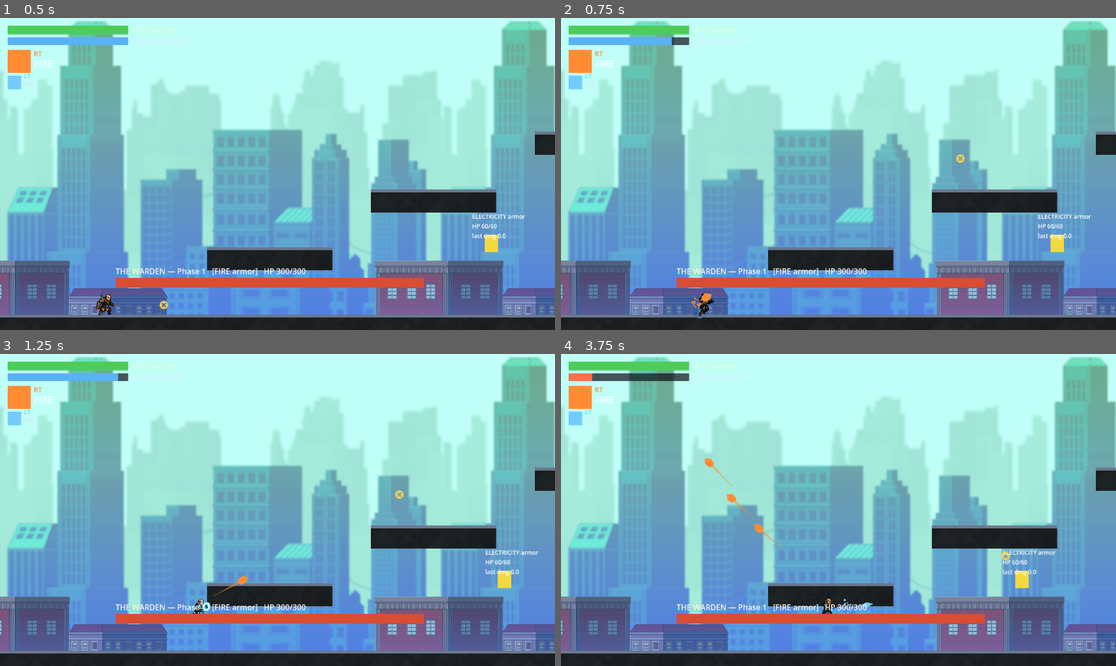
Above: before the commit, frames 1-4 (two rows, left to right).
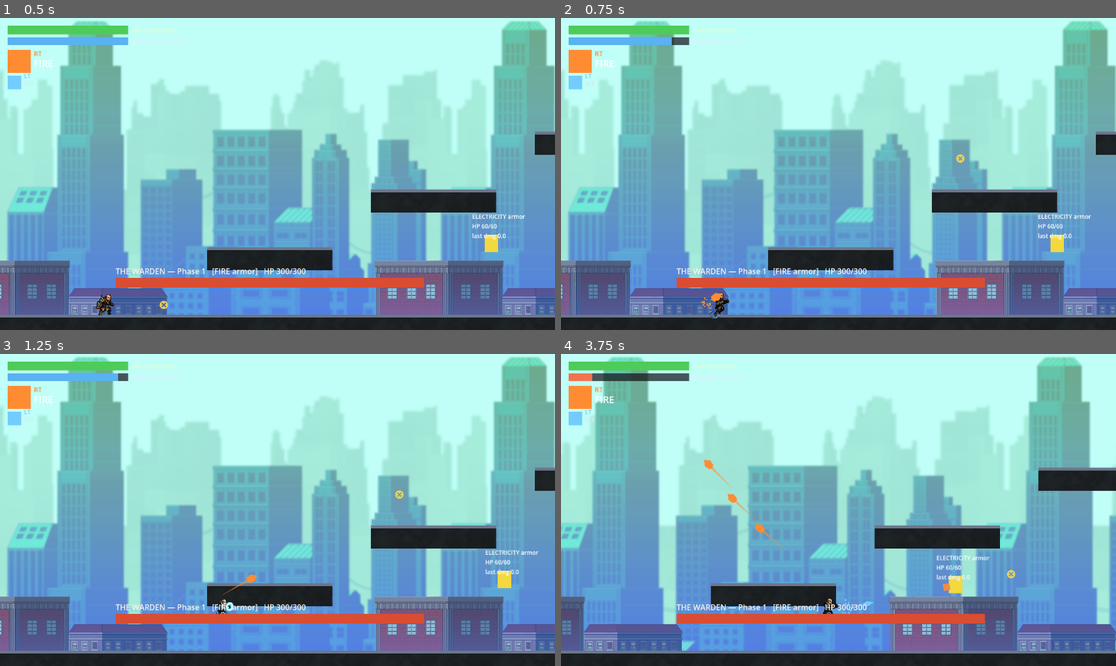
Above: after the commit, the same moments.

Repository: lordiwa/mageRage
Game: Godot game, scene res://levels/sector_02.tscn
Same seed, same stepped clock (60 frames per second), same inputs: the game is played once before the commit and once after it.
Inputs (mouse positions are in pixels of both pictures, inside the frame that each line leads up to):
- Up to frame 1 (0.5 s): no input
- Up to frame 2 (0.75 s): tap Enter at 0.5 s; move the mouse to (960, 158) at 0.52 s; hold D (move_right) from 0.53 s (still down); hold Ctrl (glide) from 0.53 s (still down); tap Shift (dash) at 0.6 s; click (960, 158) at 0.67 s
- Up to frame 3 (1.25 s): keep holding D (move_right); keep holding Ctrl (glide); tap Space (jump) at 0.77, 1.07 s
- Up to frame 4 (3.75 s): release D (move_right) at 1.25 s; release Ctrl (glide) at 1.25 s; drag from (727, 525) to (805, 578) at 1.27 s; move the mouse to (894, 441) at 2.02 s; hold D (move_right) 2.03-2.75 s; tap Space (jump) at 2.1 s; tap Shift (dash) at 2.3 s; drag from (810, 572) to (672, 463) at 2.77 s; move the mouse to (1005, 556) at 3.52 s; hold A (move_left) from 3.53 s (still down); tap Q (cast_secondary) at 3.6 s

Frame 1 is identical in both runs. In frame 2, 0.3% of the frame differs, in the area x 23-31%, y 87-97%; in frame 3, 0.3%; in frame 4, 37%, in the area x 0-100%, y 0-96%.

Commit message:
feat(TASK-055): unified repeatable dash via DashComponent + air states
Introduces DashComponent (scripts/fsm/dash_component.gd), the single source of
truth for all dash constants and burst+cooldown logic, satisfying TASK-054 MEDIUM
(per-state duplication/drift) and TASK-055 (air states + repeatability):

  DASH_SPEED = 700 px/s  (was 460)
  DASH_TIME  = 0.16 s    (was 0.12 s, reach ≈ 112 px)
  DASH_COOLDOWN = 0.30 s (was 0.35 s)

  Architecture:
  - DashComponent is a Node child of Player (scenes/player.tscn) named "DashComponent".
  - All four states resolve it via player.get_node_or_null("DashComponent"); null-safe
    (a missing DashComponent silently disables the dash, no crash).
  - try_ground_dash(player): fire-gated, cooldown-gated, NOT suppressed by anti-magic.
  - try_air_dash(player): fire-gated, cooldown-gated, SUPPRESSED while
    player.is_flight_suppressed() per DD-011 (belt-and-suspenders on top of
    FlightState's own sustain gate).
  - apply_burst(player): velocity.x = facing*DASH_SPEED; velocity.y = 0 (no altitude).
  - Cooldown is SHARED across states (component lives on Player, not in each state).

  State changes:
  - MoveState: remove DASH_SPEED/DASH_TIME/DASH_COOLDOWN/_dash_timer/_dash_cooldown;
    delegate to DashComponent.try_ground_dash + is_dashing. Jump-cancel intact.
  - JumpState: remove _dash_used/_dash_timer; delegate to DashComponent.try_air_dash.
    Keep DASH_SPEED const as a backwards-compat mirror (JumpState.DASH_SPEED=700).
    Double-jump->Flight, glide entry, coyote all preserved unchanged.
  - GlideState: NEW - air dash via DashComponent.try_air_dash. All existing exits
    (land/release-glide/double-jump->flight) preserved; dash branch returns early.
  - FlightState: NEW - air dash via DashComponent.try_air_dash. Suppression sustain
    gate (drop to MoveState) runs BEFORE dash check, so suppression cannot be
    bypassed even if try_air_dash's guard fires first.

  Safety (DD-011 bypass audit — 112 px reach vs. all gates):
  - FIRE gate (sector_02): full-height StaticBody2D barrier; dash hits the wall. No bypass.
  - Anti-magic zone (~88 px top gap): air dash suppressed by code; ground dash hits the
    lower barrier. No bypass.
  - Boss room top gap (~98 px vertical): dash is horizontal-only (velocity.y=0); cannot
    clear a vertical gap. No bypass.
  - Corridor exit: no vertical movement induced. No bypass.

Co-Authored-By: Claude Sonnet 4.6 <noreply@anthropic.com>

Diff:
--- a/scenes/player.tscn
+++ b/scenes/player.tscn
@@ -18,6 +18,7 @@
 [ext_resource type="PackedScene" uid="uid://b8mageragesp01" path="res://scenes/impact_spark.tscn" id="16_flash"]
 [ext_resource type="SpriteFrames" path="res://resources/hero/hero_frames.tres" id="17_heroframes"]
 [ext_resource type="Script" path="res://scripts/player/animation_controller.gd" id="18_animctrl"]
+[ext_resource type="Script" path="res://scripts/fsm/dash_component.gd" id="19_dash"]
 
 [sub_resource type="RectangleShape2D" id="RectangleShape2D_1"]
 size = Vector2(24, 40)
@@ -84,6 +85,9 @@
 mana = NodePath("../Mana")
 muzzle_flash_scene = ExtResource("16_flash")
 
+[node name="DashComponent" type="Node" parent="."]
+script = ExtResource("19_dash")
+
 [node name="Health" type="Node" parent="."]
 script = ExtResource("14_health")
 max_health = 100.0
--- a/scripts/fsm/dash_component.gd
+++ b/scripts/fsm/dash_component.gd
@@ -1,29 +1,93 @@
-## TASK-055 — Unified dash component (stub — implementation follows).
-## This file is a MINIMAL STUB so the test file parses and all tests FAIL for the
-## right reason (missing behavior, not parse errors).
+## TASK-055 — Unified Dash Component (single source of truth).
+##
+## Owns all dash constants, the burst+cooldown timers, and the suppression check for
+## the air dash. All four movement states (MoveState/JumpState/GlideState/FlightState)
+## delegate to this node so:
+##   - constants are defined in ONE place (no per-state duplication / drift risk).
+##   - the cooldown is SHARED across states (a dash in flight keeps the cooldown on
+##     landing — a player cannot reset it by switching states).
+##   - the air-dash suppression check is centralised (mirrors FlightState's own
+##     suppression guard, per DD-011 review HIGH).
+##
+## This node is a direct child of the Player named "DashComponent". States resolve
+## it once per frame: `player.get_node_or_null("DashComponent") as DashComponent`.
+##
+## Tuning (PROVISIONAL, DD-001 / TASK-055): DASH_SPEED 460->700; DASH_TIME 0.12->0.16
+## (~55px -> ~112px); DASH_COOLDOWN 0.35->0.30.
 class_name DashComponent extends Node
 
-## Tuning — STUB values (wrong on purpose so tests fail before impl lands).
-const DASH_SPEED := 0.0
-const DASH_TIME := 0.0
-const DASH_COOLDOWN := 0.0
+## Horizontal burst speed (px/s). Provisional — tunable in playtest (DD-001).
+const DASH_SPEED   := 700.0
+## Duration of the burst window (seconds). velocity.y=0, gravity suppressed.
+const DASH_TIME    := 0.16
+## Minimum interval between consecutive dashes (seconds). Shared across states.
+const DASH_COOLDOWN := 0.30
 
-## Stub: always returns false (no dash fires).
-func try_dash(_player: Node) -> bool:
-	return false
+## > 0 while the burst is active (gravity suppressed, horizontal override on).
+var _dash_timer   := 0.0
+## > 0 while re-dash is blocked. Does NOT reset on state transitions.
+var _dash_cooldown := 0.0
 
-## Stub: always returns false.
-func try_air_dash(_player: Node) -> bool:
-	return false
 
-## Stub: always returns false.
-func try_ground_dash(_player: Node) -> bool:
-	return false
+## Tick timers each physics frame. Call from the active state's physics_update.
+func update(delta: float) -> void:
+	if _dash_timer > 0.0:
+		_dash_timer -= delta
+	if _dash_cooldown > 0.0:
+		_dash_cooldown -= delta
 
-## Stub: no-op timer tick.
-func update(_delta: float) -> void:
-	pass
 
-## Stub: burst not active.
+## True while the burst window is active (the state should override velocity and skip
+## normal movement code). False once the burst window expires.
 func is_dashing() -> bool:
-	return false
+	return _dash_timer > 0.0
+
+
+## Apply the velocity burst to `player` (x = facing * DASH_SPEED; y = 0).
+## Call this every frame the burst is active to lock the trajectory.
+func apply_burst(player: Node) -> void:
+	player.velocity.x = player.facing * DASH_SPEED
+	player.velocity.y = 0.0
+
+
+## Try to start an AIR dash (off-floor states: JumpState/GlideState/FlightState).
+## Returns true if the dash fired; false if blocked by cooldown, no fire ability,
+## missing input edge, or anti-magic suppression (is_flight_suppressed()).
+##
+## CRITICAL SAFETY (TASK-055 / DD-011): an air dash INSIDE an un-purged anti-magic
+## zone is suppressed — the zone's ~88px barrier would otherwise be crossable via
+## the ~112px horizontal burst without purging. The GROUND dash (try_ground_dash)
+## is unaffected (the wall is only bypassed by flight-capable airborne movement).
+func try_air_dash(player: Node) -> bool:
+	if _dash_cooldown > 0.0:
+		return false
+	if not player.abilities.has("fire"):
+		return false
+	if not InputGate.just_pressed("dash"):
+		return false
+	# Suppress air dash inside an un-purged anti-magic zone (DD-011).
+	if player.is_flight_suppressed():
+		return false
+	# All checks passed: start the burst.
+	_dash_timer   = DASH_TIME
+	_dash_cooldown = DASH_COOLDOWN
+	player.velocity.x = player.facing * DASH_SPEED
+	player.velocity.y = 0.0
+	return true
+
+
+## Try to start a GROUND dash (MoveState).
+## Returns true if the dash fired; false if blocked by cooldown, no fire ability,
+## or missing input edge. NOT suppressed by is_flight_suppressed() (ground-only).
+func try_ground_dash(player: Node) -> bool:
+	if _dash_cooldown > 0.0:
+		return false
+	if not player.abilities.has("fire"):
+		return false
+	if not InputGate.just_pressed("dash"):
+		return false
+	_dash_timer   = DASH_TIME
+	_dash_cooldown = DASH_COOLDOWN
+	player.velocity.x = player.facing * DASH_SPEED
+	player.velocity.y = 0.0
+	return true
--- a/scripts/fsm/states/flight_state.gd
+++ b/scripts/fsm/states/flight_state.gd
@@ -4,6 +4,13 @@
 ## only reachable through the electricity-gated DOUBLE-JUMP transitions in
 ## JumpState / GlideState, so it needs no "am I unlocked?" flag of its own.
 ## DD-008: there is no toggle-out — flight ends only on landing.
+##
+## TASK-055: an air dash (Fire's horizontal burst) is now available in FlightState
+## via the shared DashComponent on the Player. The burst overrides the free-flight
+## velocity for DASH_TIME (velocity.y=0, horizontal only). Air dash is suppressed
+## while is_flight_suppressed() — but note that FlightState itself already drops to
+## MoveState when suppressed, so the dash-suppression guard in try_air_dash is a
+## belt-and-suspenders safety. The two guards are independent; both must hold.
 class_name FlightState extends EstadoBase
 
 const FLY_SPEED := 260.0
@@ -26,6 +33,28 @@
 		transition_to("MoveState")
 		return
 
+	# Resolve the shared DashComponent and tick its timers.
+	var dash := player.get_node_or_null("DashComponent") as DashComponent
+	if dash != null:
+		dash.update(_delta)
+
+	# --- Active air dash burst (during the burst: override velocity, skip flight physics) ---
+	if dash != null and dash.is_dashing():
+		dash.apply_burst(player)
+		player.move_and_slide()
+		if player.is_on_floor():
+			transition_to("MoveState")
+		return
+
+	# --- Trigger a new air dash ---
+	# try_air_dash checks: cooldown + fire gate + input edge + suppression (DD-011).
+	# Suppression is belt-and-suspenders here: the sustain gate above already drops
+	# FlightState -> MoveState when suppressed, so try_air_dash's check is a
+	# safeguard in case suppression is set mid-frame.
+	if dash != null and dash.try_air_dash(player):
+		player.move_and_slide()
+		return
+
 	var input := Vector2(
 		Input.get_axis("move_left", "move_right"),
 		Input.get_axis("move_up", "move_down")
--- a/scripts/fsm/states/glide_state.gd
+++ b/scripts/fsm/states/glide_state.gd
@@ -4,12 +4,36 @@
 ## the glide input is held. Releasing glide drops back to JumpState (normal
 ## fall); DD-008 double-jump (a second jump press, with Electricity) promotes to
 ## FlightState; landing returns to MoveState.
+##
+## TASK-055: an air dash (Fire's explosive horizontal burst) is now available in
+## GlideState via the shared DashComponent on the Player. The burst suppresses the
+## glide descent momentarily (velocity.y=0 for DASH_TIME), then normal glide resumes.
+## Air dash is suppressed while is_flight_suppressed() per DD-011.
 class_name GlideState extends EstadoBase
 
 const SPEED := 240.0
 const MAX_FALL := 60.0      # clamp descent for the floaty glide feel
 
 func physics_update(delta: float) -> void:
+	# Resolve the shared DashComponent and tick its timers.
+	var dash := player.get_node_or_null("DashComponent") as DashComponent
+	if dash != null:
+		dash.update(delta)
+
+	# --- Active air dash burst (during the burst: override velocity, skip glide physics) ---
+	if dash != null and dash.is_dashing():
+		dash.apply_burst(player)
+		player.move_and_slide()
+		if player.is_on_floor():
+			transition_to("MoveState")
+		return
+
+	# --- Trigger a new air dash ---
+	# try_air_dash checks: cooldown + fire gate + input edge + suppression (DD-011).
+	if dash != null and dash.try_air_dash(player):
+		player.move_and_slide()
+		return
+
 	player.velocity += player.get_gravity() * delta
 	player.velocity.y = minf(player.velocity.y, MAX_FALL)
 
--- a/scripts/fsm/states/jump_state.gd
+++ b/scripts/fsm/states/jump_state.gd
@@ -6,24 +6,29 @@
 ##   - Electricity => DD-008 DOUBLE JUMP: a SECOND jump press in the air ->
 ##     FlightState (the game-changer). No dedicated `fly` action.
 ##   - touching floor -> MoveState
-## Also provides a one-shot air dash (Fire's explosive dash) on the "dash" input.
+##
+## TASK-054: one-shot air dash (Fire's explosive dash) on the "dash" input.
+## TASK-055: dash is now cooldown-REPEATABLE (replaces the one-per-airtime _dash_used
+## model) and shared via DashComponent (child of Player). The air dash is suppressed
+## while player.is_flight_suppressed() per DD-011.
 class_name JumpState extends EstadoBase
 
 const SPEED := 220.0
 const JUMP_VELOCITY := -380.0
-const DASH_SPEED := 460.0
-const DASH_TIME := 0.12
 
-var _dash_used := false
-var _dash_timer := 0.0
+## TASK-055: DASH_SPEED is now owned by DashComponent. This const is KEPT for backwards
+## compatibility with existing tests that reference JumpState.DASH_SPEED. It mirrors
+## DashComponent.DASH_SPEED — both must stay in sync.
+const DASH_SPEED := 700.0
 
 func enter() -> void:
-	_dash_timer = 0.0
 	player.velocity.y = JUMP_VELOCITY  # the leap impulse
-	_dash_used = false
 	# DD-008: register this leap so a subsequent air jump press is the genuine
 	# SECOND jump (-> flight). reset_jumps() runs on landing.
 	player.register_jump()
+	# NOTE: we do NOT reset the DashComponent cooldown on enter. The cooldown
+	# persists across state transitions (shared component on the Player) so a
+	# just-used dash cannot be reset by entering JumpState.
 
 func physics_update(delta: float) -> void:
 	var dir := Input.get_axis("move_left", "move_right")
@@ -31,23 +36,23 @@
 	if dir != 0.0 and not player.is_aiming():
 		player.facing = signf(dir)
 
-	# One explosive air dash (Fire). During the dash we override horizontal
-	# velocity and suppress gravity briefly for a snappy, deterministic burst.
-	if _dash_timer > 0.0:
-		_dash_timer -= delta
-		player.velocity.x = player.facing * DASH_SPEED
-		player.velocity.y = 0.0
+	# Resolve the shared DashComponent and tick its timers.
+	var dash := player.get_node_or_null("DashComponent") as DashComponent
+	if dash != null:
+		dash.update(delta)
+
+	# --- Active air dash burst ---
+	# During the burst: override velocity (via apply_burst), suppress gravity.
+	if dash != null and dash.is_dashing():
+		dash.apply_burst(player)
 		player.move_and_slide()
 		if player.is_on_floor():
 			transition_to("MoveState")
 		return
 
-	if player.abilities.has("fire") and not _dash_used \
-			and InputGate.just_pressed("dash"):
-		_dash_used = true
-		_dash_timer = DASH_TIME
-		player.velocity.x = player.facing * DASH_SPEED
-		player.velocity.y = 0.0
+	# --- Trigger a new air dash ---
+	# try_air_dash checks: cooldown + fire gate + input edge + suppression (DD-011).
+	if dash != null and dash.try_air_dash(player):
 		player.move_and_slide()
 		return
 
--- a/scripts/fsm/states/move_state.gd
+++ b/scripts/fsm/states/move_state.gd
@@ -5,41 +5,35 @@
 ## landing fires on touchdown. Jump is gated on the "fire" ability per the
 ## movement = mastery progression, but in the demo all abilities are pre-unlocked.
 ##
-## TASK-054: ground dash — while grounded + Fire unlocked, InputGate.just_pressed("dash")
-## starts a burst at DASH_SPEED in the facing direction for DASH_TIME. Gravity is
-## suppressed during the burst. A cooldown (DASH_COOLDOWN) prevents spamming; it is
-## repeatable after the cooldown elapses.
+## TASK-054: ground dash — while grounded + Fire unlocked + dash just_pressed ->
+## a burst at DashComponent.DASH_SPEED in the facing direction for DashComponent.DASH_TIME.
+## Gravity is suppressed during the burst. A cooldown (DashComponent.DASH_COOLDOWN)
+## prevents spamming; it is repeatable after the cooldown elapses.
 ##
-## NOTE: DASH_SPEED and DASH_TIME mirror JumpState's constants — keep both in sync.
-## If the air-dash tuning changes, update both files.
+## TASK-055: dash logic is now owned by DashComponent (child of Player). This removes
+## the per-state constant duplication and makes the cooldown SHARED across all states.
+## The ground dash is NOT suppressed by is_flight_suppressed() (only air dashes are).
 class_name MoveState extends EstadoBase
 
 const SPEED := 220.0
 const COYOTE_TIME := 0.10
 
-## Ground dash — mirrors JumpState (keep in sync with JumpState.DASH_SPEED / DASH_TIME).
-const DASH_SPEED := 460.0
-const DASH_TIME := 0.12
-## Anti-spam cooldown for the ground dash (MoveState is persistent on the ground,
-## so one-per-airtime cannot apply). Provisional; tunable in playtest (DD-001).
-const DASH_COOLDOWN := 0.35
-
 var _coyote := 0.0
-var _dash_timer := 0.0      # > 0 while the burst is active
-var _dash_cooldown := 0.0   # > 0 while the re-dash is blocked
 
 func enter() -> void:
 	# Fresh grace window each time we (re)enter the grounded state.
 	_coyote = COYOTE_TIME
-	# Note: we do NOT reset _dash_cooldown on enter — the cooldown persists through
-	# brief airtime (e.g. coyote frames) so a player cannot reset it by brushing a ledge.
+	# Note: we do NOT reset the DashComponent cooldown on enter — the cooldown persists
+	# through brief airtime (e.g. coyote frames) so a player cannot reset it by brushing
+	# a ledge. The component owns its own timer state.
 
 func physics_update(delta: float) -> void:
-	# Tick cooldown timers every frame regardless of floor state.
-	if _dash_timer > 0.0:
-		_dash_timer -= delta
-	if _dash_cooldown > 0.0:
-		_dash_cooldown -= delta
+	# Resolve the shared DashComponent (single source of dash truth).
+	var dash := player.get_node_or_null("DashComponent") as DashComponent
+
+	# Tick the dash timers this frame.
+	if dash != null:
+		dash.update(delta)
 
 	if not player.is_on_floor():
 		player.velocity += player.get_gravity() * delta
@@ -49,28 +43,23 @@
 		# DD-008: grounded -> reset the double-jump counter for the next airtime.
 		player.reset_jumps()
 
-	# --- Ground dash burst (TASK-054) ---
-	# During the active burst: override horizontal velocity, suppress gravity,
-	# then fall through to the jump-buffer check so a jump still cancels the dash.
-	if _dash_timer > 0.0:
-		player.velocity.x = player.facing * DASH_SPEED
-		player.velocity.y = 0.0
+	# --- Active dash burst ---
+	# During the burst: override horizontal velocity, suppress gravity, then fall
+	# through to the jump-buffer check so a jump can still cancel the dash.
+	if dash != null and dash.is_dashing():
+		dash.apply_burst(player)
 		player.move_and_slide()
-		# Jump-cancel check below handles JumpState transition; return here to skip
-		# the normal run logic but still allow the jump buffer to fire.
-		# Fall through to buffered-jump guard at the bottom.
+		# Jump-cancel: a buffered jump during the ground dash still transitions.
 		if player.abilities.has("fire") and _coyote > 0.0 and player.has_buffered_jump():
 			player.consume_jump_buffer()
 			transition_to("JumpState")
 		return
 
 	# --- Trigger a new ground dash ---
-	if player.abilities.has("fire") and _dash_cooldown <= 0.0 \
-			and InputGate.just_pressed("dash"):
-		_dash_timer = DASH_TIME
-		_dash_cooldown = DASH_COOLDOWN
-		player.velocity.x = player.facing * DASH_SPEED
-		player.velocity.y = 0.0
+	# try_ground_dash handles: cooldown check + fire gate + input edge + sets velocity.
+	# The ground dash is NOT suppressed by is_flight_suppressed() (only air dashes are,
+	# per DD-011 safety reasoning — the barrier is aerial, not ground-level).
+	if dash != null and dash.try_ground_dash(player):
 		player.move_and_slide()
 		# Still allow jump-cancel on the dash trigger frame.
 		if player.abilities.has("fire") and _coyote > 0.0 and player.has_buffered_jump():
Not shown: 1 places in scenes/player.tscn that only renumber resources
Not shown, added: scripts/fsm/dash_component.gd.uid
